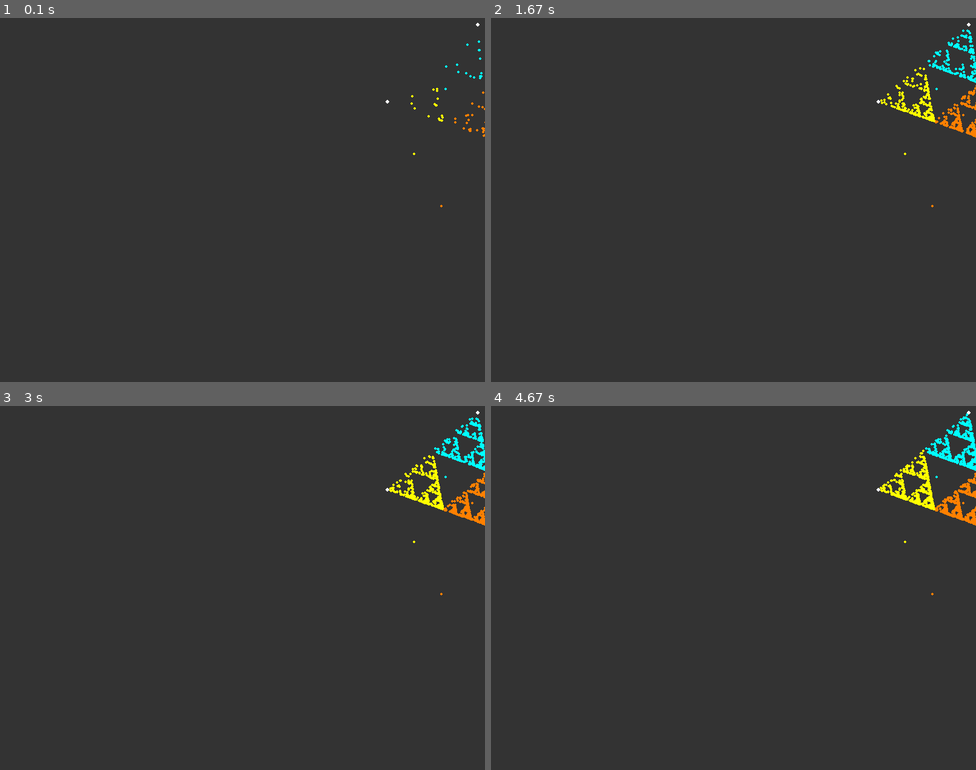
Above: before the commit, frames 1-4 (two rows, left to right).
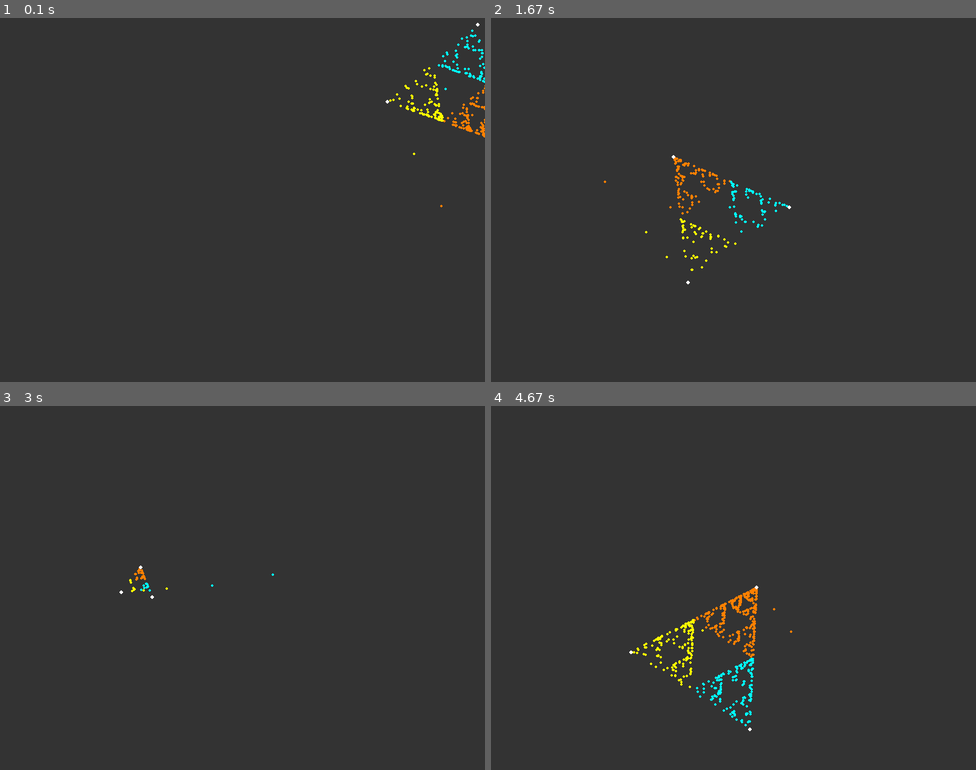
Above: after the commit, the same moments.

Repository: DHameete/pygames
Game: pygame game, started from 07_ChaosGame/main.py
Same seed, same stepped clock (60 frames per second), same inputs: the game is played once before the commit and once after it.
Inputs:
- Up to frame 1 (0.1 s): no input
- Up to frame 2 (1.67 s): tap Enter at 0.33 s; tap Space at 0.67, 1.07, 1.37, 1.57 s
- Up to frame 3 (3 s): tap Space at 1.9, 2.2, 2.4, 2.7, 2.97 s
- Up to frame 4 (4.67 s): tap Space at 3.3, 3.6, 3.73, 4.13, 4.43 s

The runs differ from the first frame. In frame 1, 0.4% of the frame differs, in the area x 80-100%, y 3-33%; in frame 2, 1.4%; in frame 3, 1.3%; in frame 4, 2.4%, in the area x 28-100%, y 1-90%.

Commit message:
spawn new triangle every 3 seconds or after button press

Diff:
--- a/07_ChaosGame/main.py
+++ b/07_ChaosGame/main.py
@@ -1,6 +1,6 @@
 import pygame
 from pygame.locals import *
-import sys
+import sys, time
 import random
 
 
@@ -12,6 +12,24 @@
 ORANGE = (255, 128, 0)
 YELLOW = (255, 255, 0)
 
+def init_chaos():
+    points = []
+
+    for _ in range(3):
+        x = random.randint(0, width)
+        y = random.randint(0, height)
+        points.append(pygame.Vector2(x,y))
+
+    diff_vec = points[1] - points[0]
+    diff_vec.rotate_ip(60)
+    points[2] = points[0] + diff_vec
+
+    if points[2].x < 0 or points[2].x > width or points[2].y < 0 or points[2].y > height:
+        diff_vec.rotate_ip(-120)
+        points[2] = points[0] + diff_vec
+
+    return points
+
 def main():
 
     # setup
@@ -20,18 +38,7 @@
     displaysurface = pygame.display.set_mode(display)
     pygame.display.set_caption("Chaos game")
 
-    points = []
-    for _ in range(3):
-        x = random.randint(0, width)
-        y = random.randint(0, height)
-        points.append(pygame.Vector2(x,y))
-    diff_vec = points[1] - points[0]
-    diff_vec.rotate_ip(60)
-    points[2] = points[0] + diff_vec
-    if points[2].x < 0 or points[2].x > width or points[2].y < 0 or points[2].y > height:
-        diff_vec.rotate_ip(-120)
-        points[2] = points[0] + diff_vec
-
+    points = init_chaos()
 
     x_pos = random.randint(0, width)
     y_pos = random.randint(0, height)
@@ -39,7 +46,9 @@
 
     clr = BLUE
 
+    # Draw background
     displaysurface.fill((51, 51, 51))
+    now = time.time()
 
     # loop
     while True:
@@ -48,18 +57,25 @@
                 pygame.quit()
                 sys.exit()
 
-        # Draw background
+            if event.type == KEYDOWN:
+                points = init_chaos()
+                displaysurface.fill((51, 51, 51))
+                now = time.time()
+
+        if time.time() - now > 3:
+            points = init_chaos()
+            displaysurface.fill((51, 51, 51))
+            now = time.time()
 
         # Draw points
         for point in points:
             pygame.draw.circle(displaysurface, WHITE, point, 3)
 
-        # pygame.draw.circle(displaysurface, BLUE, pos, 2)
-
         # Update display
         pygame.display.update()
 
-        for _ in range(10):
+
+        for _ in range(50):
             r = random.randint(0,3)
 
             if r == 0:
